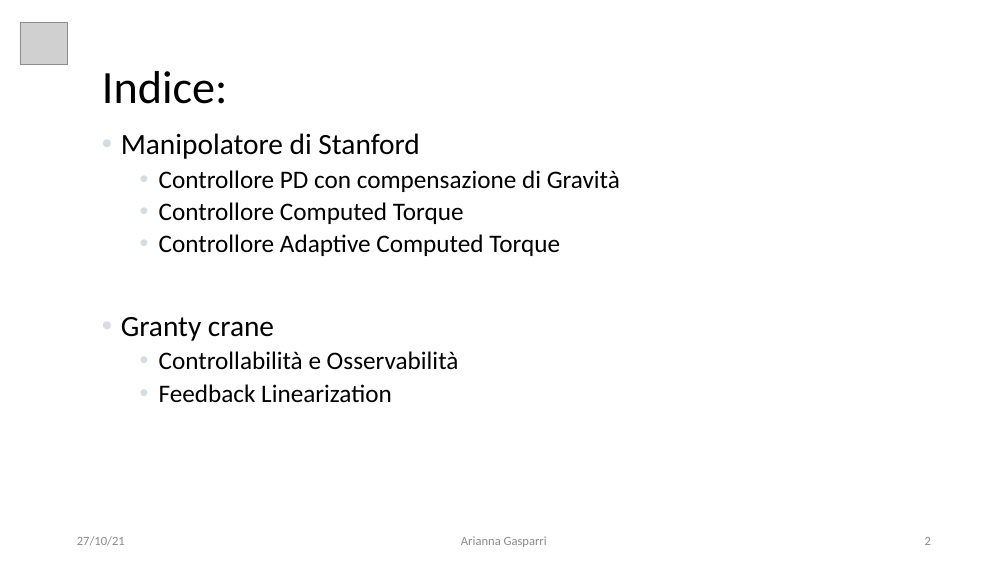
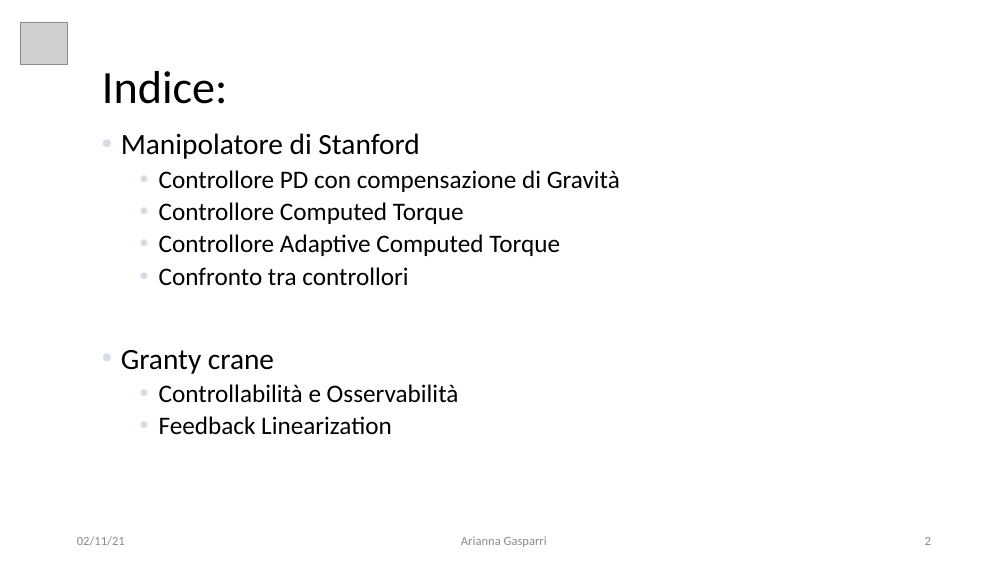
Before and after one commit to giga487/BicchiGas, a slide deck: slide 2 of Relazione/Presentazione.pptx. Drawn at 1008x567 pixels with LibreOffice and Linux fonts; fonts in the diff are those of the drawing; grey boxes stand for pictures. Boxes give left, top, right and bottom in pixels: in the first picture for what was removed or moved away, otherwise in the second. Text is boxed around its words. In the diff, an @@ line names an element or a change of style, - is before the commit and + after.

Commit message:
Aggiunta slide sul confronto tra controllori per Tavola1 nella presentazione

```diff
--- a/Relazione/Presentazione.pptx
+++ b/Relazione/Presentazione.pptx
@@ text at [159, 267, 408, 285]: paragraph added @@
+  • Confronto tra controllori
@@ text at [77, 536, 125, 546]: text changed @@
-27/10/21
+02/11/21
```
Also in this commit, not shown: 24 other slides changed, 2 slides added, 2 other files.
